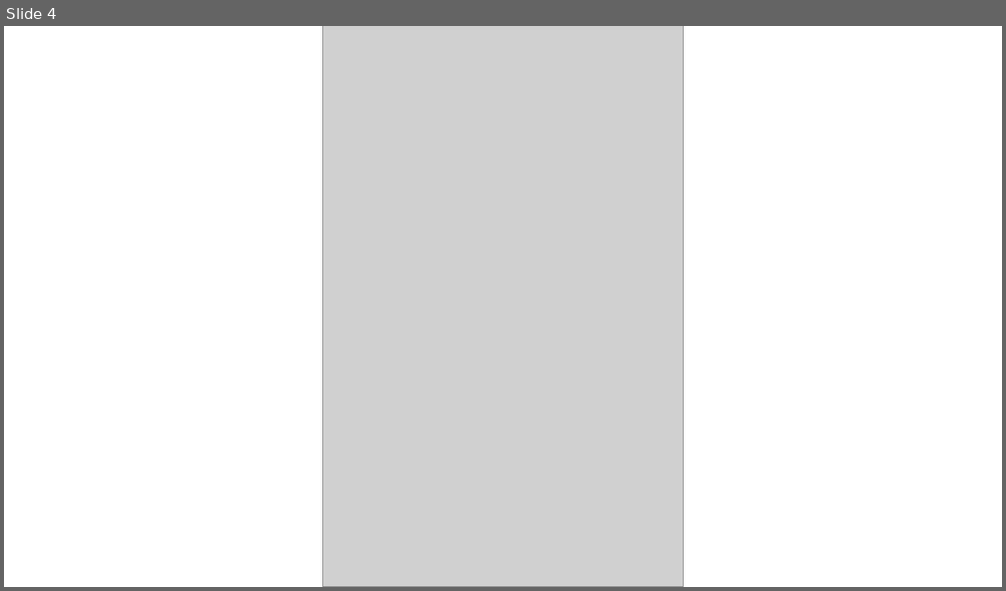
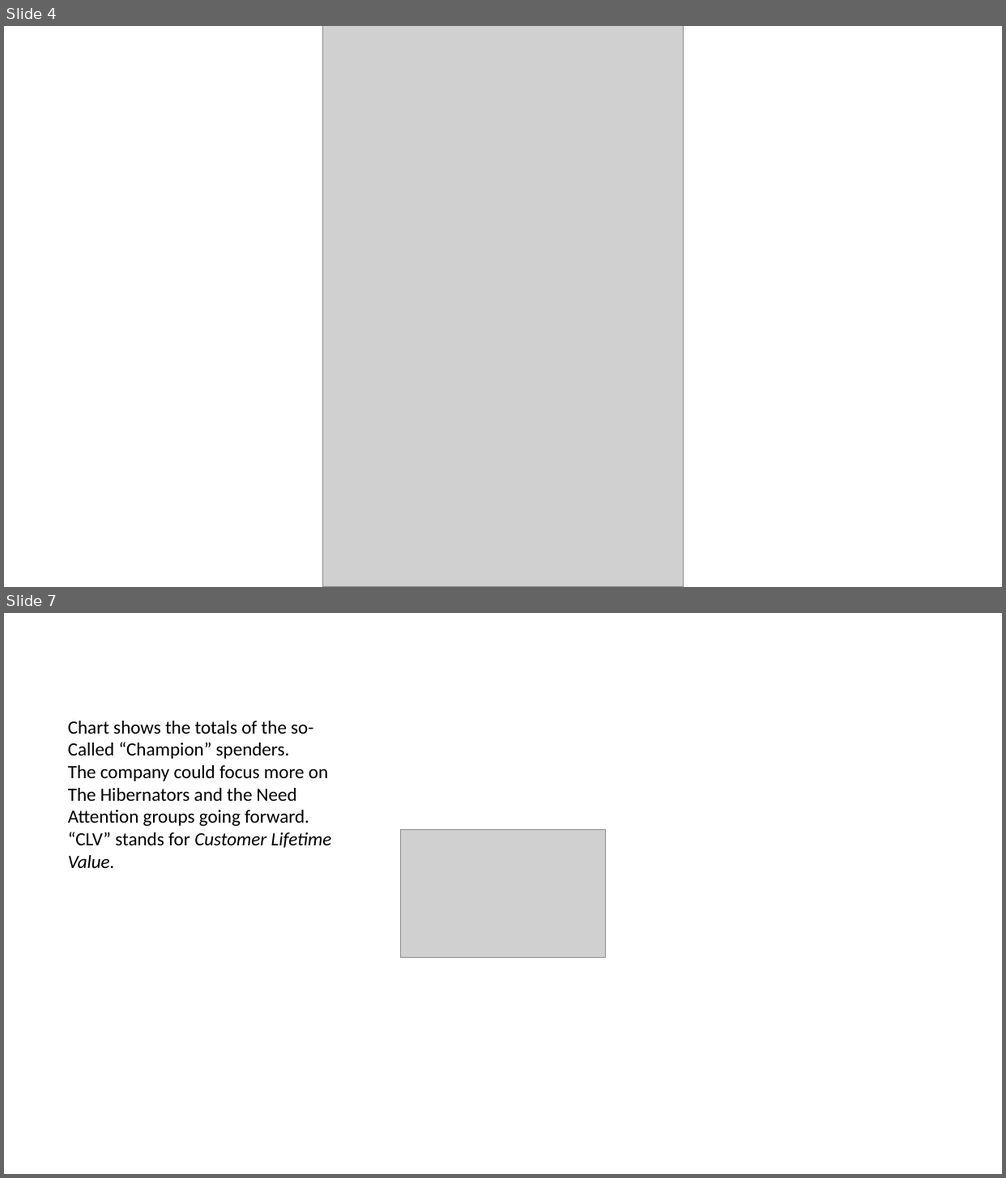
Before and after one commit to mwehner2022/Retail_Analysis, a slide deck: Ethnicity.pptx. Shown one above the other, each under a label of ours: slide 4 before the commit, slides 4 and 7 after it; the slides between them are not shown. The pictures are 1006x591 and 1006x1178 pixels, drawn with LibreOffice and Linux fonts; fonts in the diff are those of the drawing; grey boxes stand for pictures. Boxes give left, top, right and bottom in pixels: in the first picture for what was removed or moved away, otherwise in the second. Text is boxed around its words. In the diff, an @@ line names an element or a change of style, - is before the commit and + after.

```diff
--- a/Ethnicity.pptx
+++ b/Ethnicity.pptx
@@ slide 7 added at (4,613,1002,1174), background #FFFFFF @@
@@ text added at (68,721,332,868), 18 pt, text #000000 @@
+Chart shows the totals of the so-
+Called “Champion” spenders.
+The company could focus more on
+The Hibernators and the Need
+Attention groups going forward.
+“CLV” stands for Customer Lifetime
+Value.
@@ picture added at (401,830,605,958) @@
```
Also in this commit, not shown: 8 other slides added, 9 slides removed.
